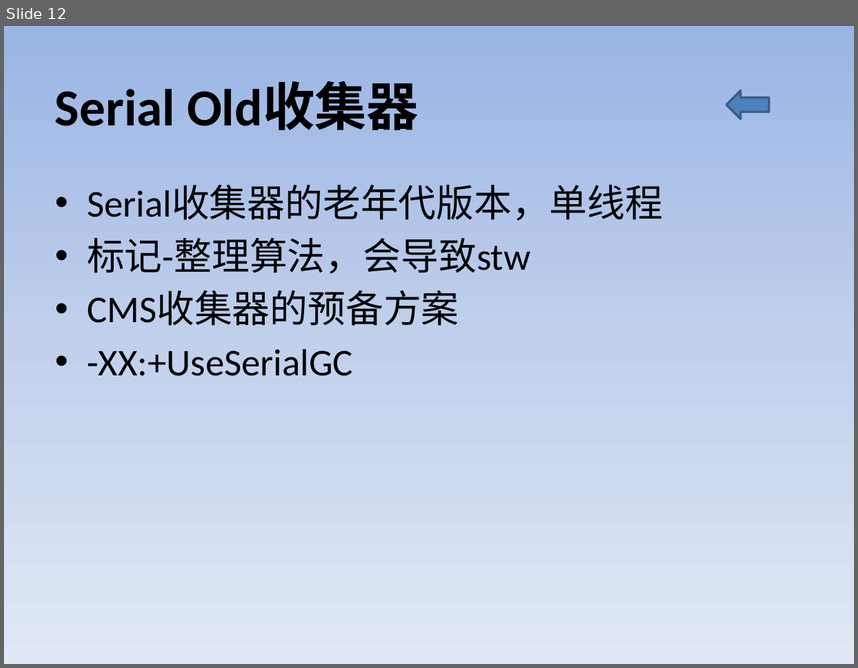
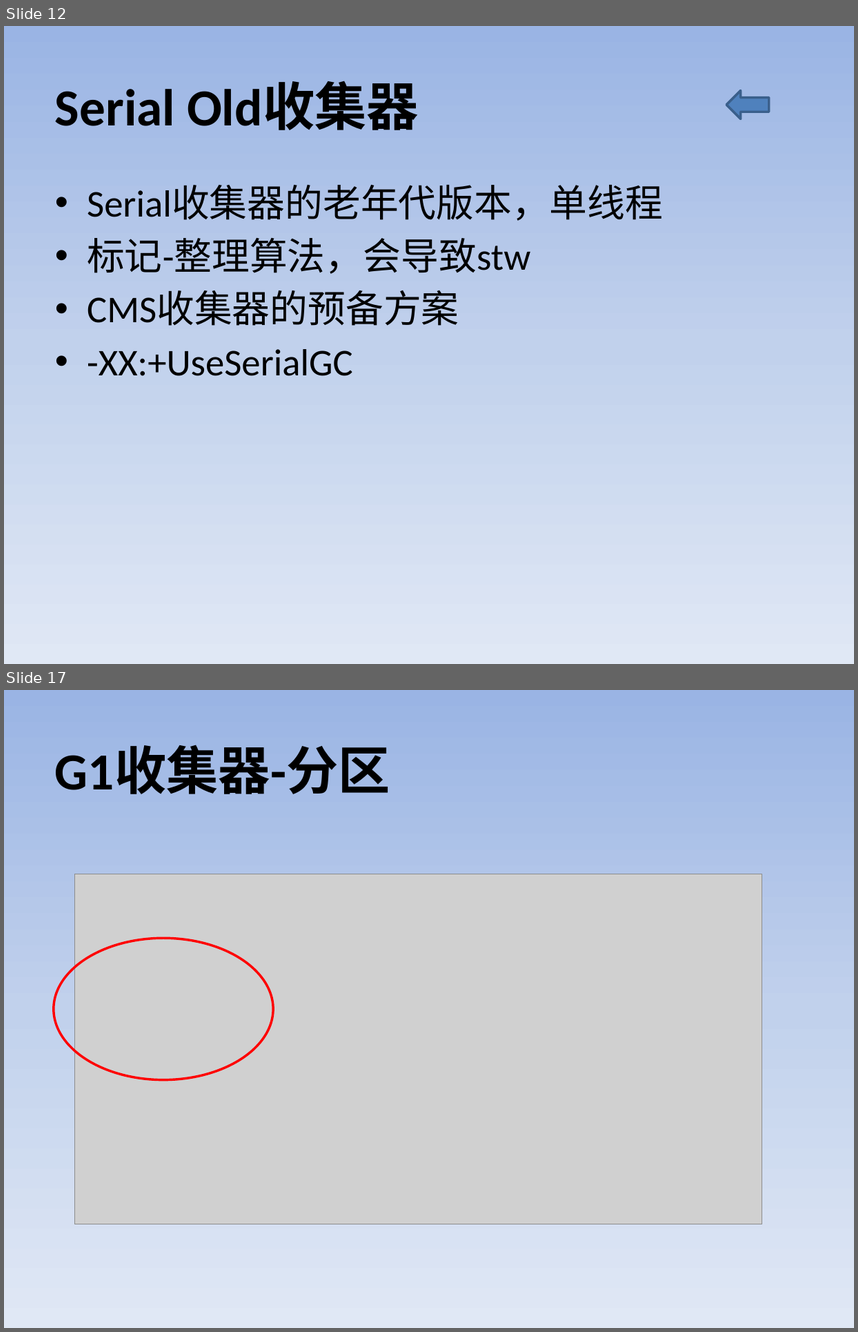
Before and after one commit to Aissue/myLearn, a slide deck: aboutGC/src/files/GC.pptx. Shown one above the other, each under a label of ours: slide 12 before the commit, slides 12 and 17 after it; the slides between them are not shown. The pictures are 858x668 and 858x1332 pixels, drawn with LibreOffice and Linux fonts; fonts in the diff are those of the drawing; grey boxes stand for pictures. Boxes give left, top, right and bottom in pixels: in the first picture for what was removed or moved away, otherwise in the second. Text is boxed around its words. In the diff, an @@ line names an element or a change of style, - is before the commit and + after.

```diff
--- a/aboutGC/src/files/GC.pptx
+++ b/aboutGC/src/files/GC.pptx
@@ slide 17 added at (4,690,854,1328), background gradient #9AB5E4 to #C2D1ED to #E1E8F5 @@
@@ title added at (55,746,390,794), 44 pt, text #000000, bold @@
+G1收集器-分区
@@ picture added at (74,874,762,1224) @@
@@ ellipse added at (53,938,272,1080), outline #FF0000 2 pt @@
```
Also in this commit, not shown: 2 slides changed, 8 other slides added, 1 other file.
